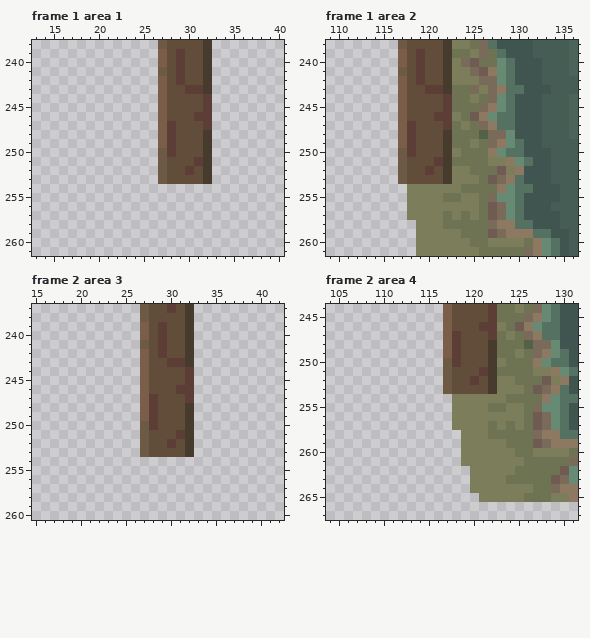
One commit to this pixel-art file: assets/02_architecture/05_moulin/02_ext/Moulin_Batiment_Anim.aseprite. Above, as it was before the edit.
375x292 pixels, 9 frames. Colours within 5 levels of each other are drawn and written as one. Shown: frame 1 area 1: x 13..40, y 238..261; frame 1 area 2: x 109..136, y 238..261; frame 2 area 3: x 15..42, y 237..260; frame 2 area 4: x 104..131, y 244..267. The commit also changed other frames or places, which this record leaves out.
And afterwards:
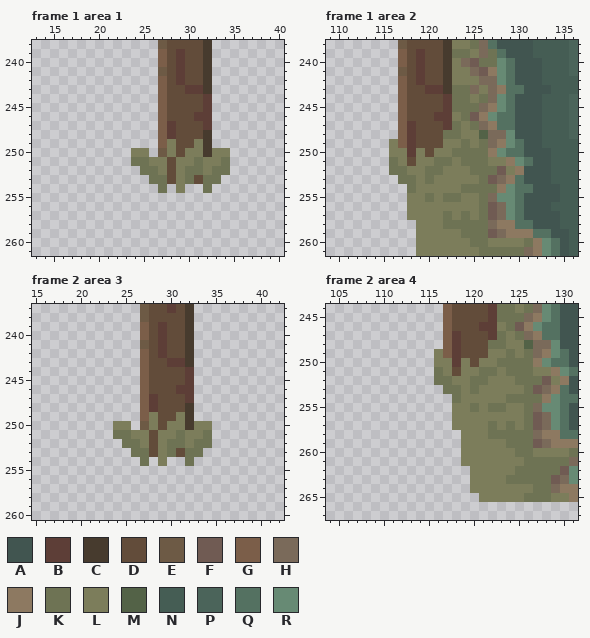
Palette (. is transparent): A #415550  B #5d3e37  C #473b2e  D #624c3a  E #6d5a45  F #705b53  G #7b5e49  H #7a6a5a  J #8d7961  K #6e7354  L #7c7d5b  M #536247  N #455d54  P #4b645a  Q #547161  R #678a74
Edits made:
--- frame 1 area 1, layer "batGauche/structure bois"
@@ x 22..36 @@
 248 .....GBDDDC....
-249 .....GBDDDC....
-250 .....EBDDDC....
-251 .....EDDDBC....
-252 .....EDDBDC....
-253 .....EDDDDC....
-254 ...............
+249 .....GLDDLC....
+250 ..LL.ELDLLCLL..
+251 ..KKLLDLLKLLK..
+252 ...KKLDLKKLKK..
+253 ....KKDLKDKK...
+254 .....K.L..K....
 255 ...............
--- frame 1 area 2, layer "batGauche/structure bois"
@@ x 114..127 @@
 247 ...GBDDDBKLKHJ
-248 ...GBDDDCKKKMH
-249 ...GBDDDCKKLKH
-250 ...EBDDDCLKKKJ
-251 ...EDDDBCKKKKL
-252 ...EDDBDCLLKKK
-253 ...EDDDDCLLLKF
-254 ....LLLLLLKKKK
-255 ....LLLLKKLLKH
+248 ...GBDDDKKLLMH
+249 ..LGBDDDLLKLKH
+250 ..LLBLDLLKKKKJ
+251 ..KLDLLKKLKKKL
+252 ..KKLLKKLLLKKK
+253 ...KKLKLLLLLKF
+254 ....KLLLLLKKKK
+255 ....LLKLKKLLKH
 256 ....LLLLLLLLKF
--- frame 2 area 3, layer "batGauche/structure bois": the same change as frame 1 area 1
--- frame 2 area 4, layer "batGauche/structure bois": the same change as frame 1 area 2
